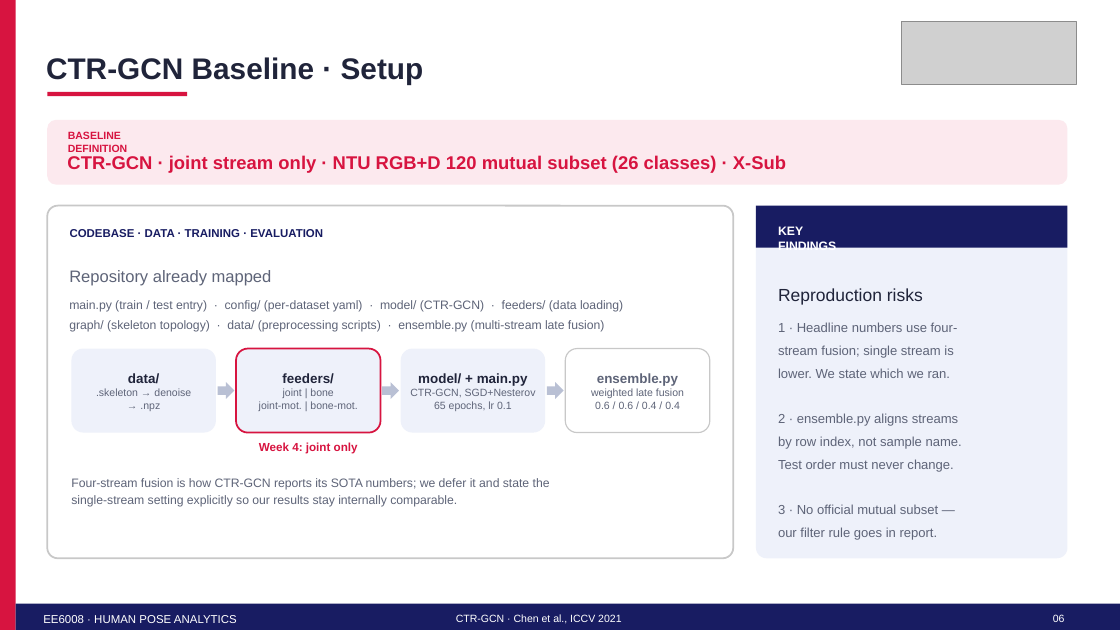
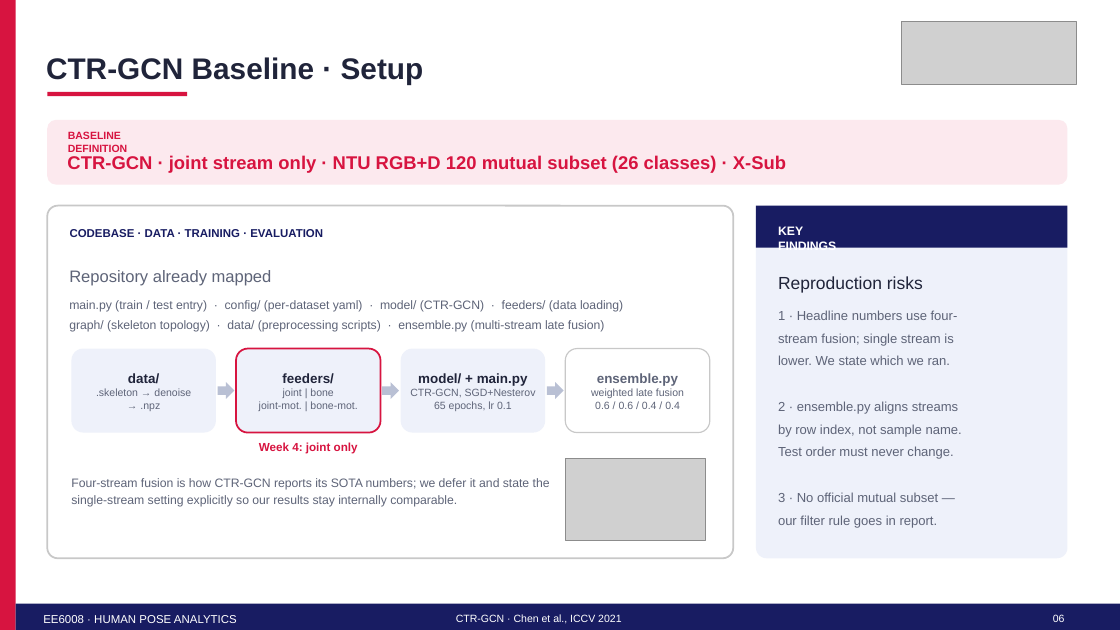
Before and after one commit to HarvyLiang/IPPoseRep, a slide deck: slide 6 of reports/WeeklyPre/week4_pre.pptx. Drawn at 1120x630 pixels with LibreOffice and Linux fonts; fonts in the diff are those of the drawing; grey boxes stand for pictures. Boxes give left, top, right and bottom in pixels: in the first picture for what was removed or moved away, otherwise in the second. Text is boxed around its words. In the diff, an @@ line names an element or a change of style, - is before the commit and + after.

```diff
--- a/reports/WeeklyPre/week4_pre.pptx
+++ b/reports/WeeklyPre/week4_pre.pptx
@@ text "Reproduction risks": place and size @@
-text "Reproduction risks" at box(778, 288, 962, 540)
+text "Reproduction risks" at box(778, 276, 962, 528)
@@ picture added at box(565, 459, 706, 540) @@
```
Also in this commit, not shown: 1 other slide changed.
